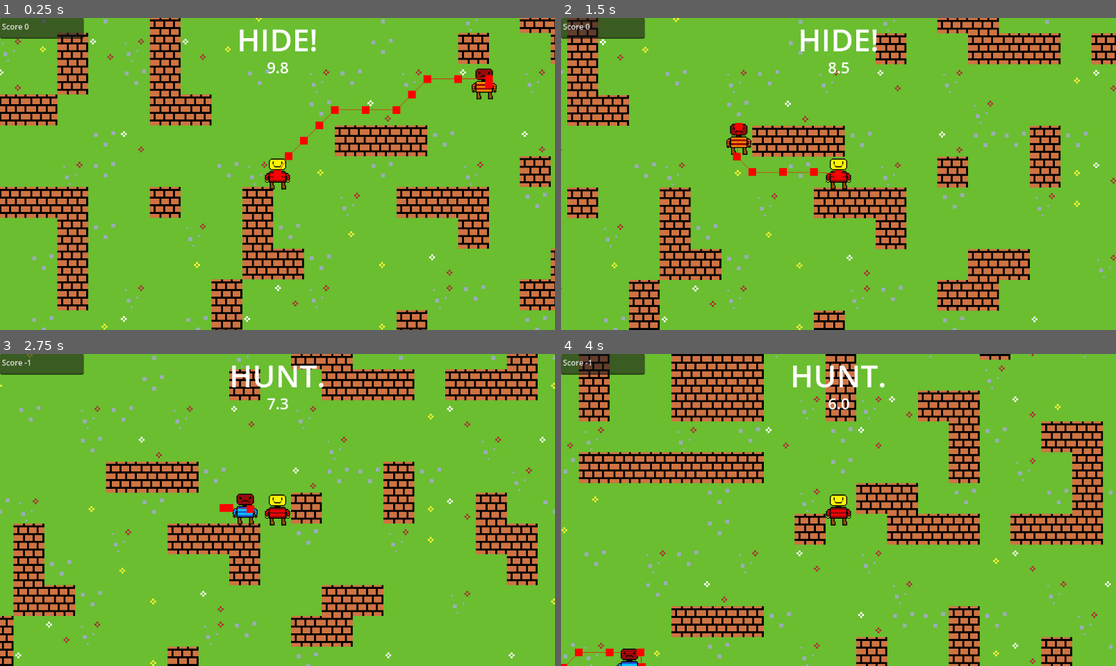
Above: before the commit, frames 1-4 (two rows, left to right).
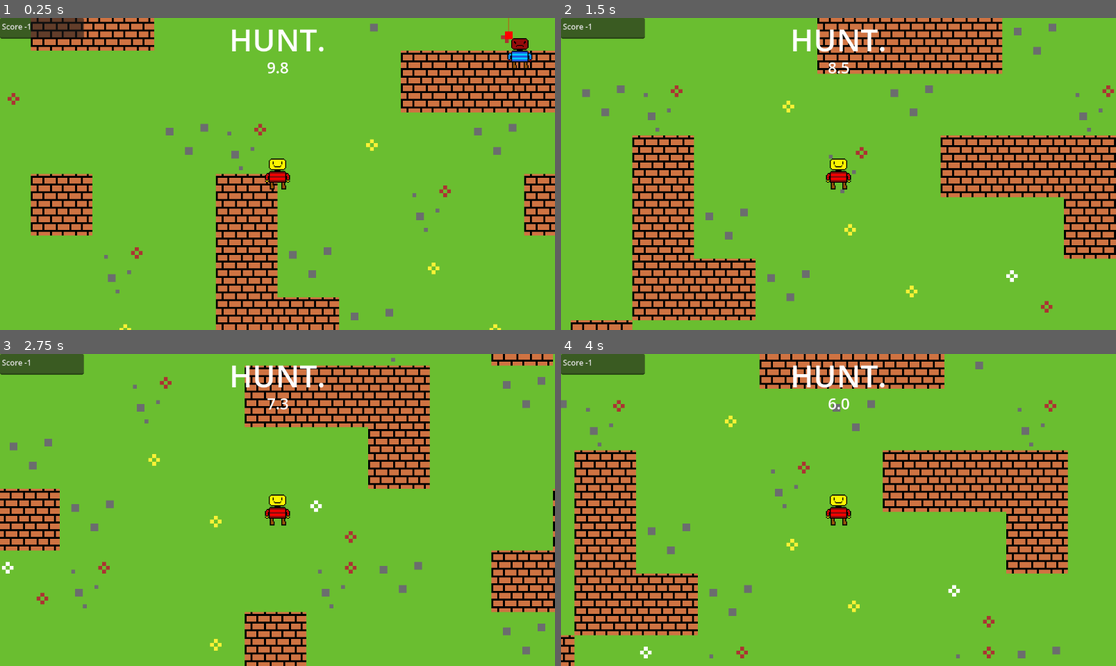
Above: after the commit, the same moments.

Repository: LegoMaster7001/fargo-game-jam-2025
Game: Godot game, scene res://Scenes/Game.tscn
Same seed, same stepped clock (60 frames per second), same inputs: the game is played once before the commit and once after it.
Inputs:
- Up to frame 1 (0.25 s): no input
- Up to frame 2 (1.5 s): hold Right (ui_right) 0.53-1.28 s; hold Space (call_groundies) 0.53-1.28 s; hold Down (ui_down) from 1.28 s (still down); tap E at 1.35 s
- Up to frame 3 (2.75 s): release Down (ui_down) at 2.03 s; hold Right (ui_right) from 2.03 s (still down); hold Space (call_groundies) from 2.03 s (still down)
- Up to frame 4 (4 s): release Right (ui_right) at 2.78 s; release Space (call_groundies) at 2.78 s; hold Up (ui_up) 2.78-3.53 s; tap E at 2.85 s; hold Left (ui_left) from 3.53 s (still down); hold Space (call_groundies) from 3.53 s (still down)

The runs differ from the first frame. In frame 1, 32% of the frame differs, in the area x 0-100%, y 0-100%; in frame 2, 35%; in frame 3, 30%; in frame 4, 40%.

Commit message:
increased tile size to 32x32

Diff:
--- a/Scenes/Game.tscn
+++ b/Scenes/Game.tscn
@@ -20,6 +20,7 @@
 
 [sub_resource type="TileSetAtlasSource" id="TileSetAtlasSource_x3xnh"]
 texture = ExtResource("2_3so38")
+texture_region_size = Vector2i(32, 32)
 0:0/0 = 0
 0:0/0/physics_layer_0/polygon_0/points = PackedVector2Array(-8, -8, 8, -8, 8, 8, -8, 8)
 0:0/0/navigation_layer_1/polygon = SubResource("NavigationPolygon_4q8tf")
@@ -45,6 +46,7 @@
 
 [sub_resource type="TileSetAtlasSource" id="TileSetAtlasSource_8r6kd"]
 texture = ExtResource("4_3cx6b")
+texture_region_size = Vector2i(32, 32)
 0:0/0 = 0
 0:0/0/navigation_layer_0/polygon = SubResource("NavigationPolygon_3so38")
 
@@ -56,6 +58,7 @@
 
 [sub_resource type="TileSetAtlasSource" id="TileSetAtlasSource_tfod6"]
 texture = ExtResource("5_wxwew")
+texture_region_size = Vector2i(32, 32)
 0:0/0 = 0
 0:0/0/navigation_layer_0/polygon = SubResource("NavigationPolygon_3cx6b")
 
@@ -67,6 +70,7 @@
 
 [sub_resource type="TileSetAtlasSource" id="TileSetAtlasSource_rajel"]
 texture = ExtResource("6_acvyw")
+texture_region_size = Vector2i(32, 32)
 0:0/0 = 0
 0:0/0/navigation_layer_0/polygon = SubResource("NavigationPolygon_wxwew")
 
@@ -78,6 +82,7 @@
 
 [sub_resource type="TileSetAtlasSource" id="TileSetAtlasSource_vvhu1"]
 texture = ExtResource("7_alh3a")
+texture_region_size = Vector2i(32, 32)
 0:0/0 = 0
 0:0/0/navigation_layer_0/polygon = SubResource("NavigationPolygon_acvyw")
 
@@ -89,10 +94,12 @@
 
 [sub_resource type="TileSetAtlasSource" id="TileSetAtlasSource_lbihj"]
 texture = ExtResource("8_4q8tf")
+texture_region_size = Vector2i(32, 32)
 0:0/0 = 0
 0:0/0/navigation_layer_0/polygon = SubResource("NavigationPolygon_alh3a")
 
 [sub_resource type="TileSet" id="TileSet_kldst"]
+tile_size = Vector2i(32, 32)
 physics_layer_0/collision_layer = 1
 navigation_layer_0/layers = 1
 navigation_layer_1/layers = 0
Binary file changed: Images/GameJam Wall Tile.png
Binary file changed: Images/floor 1.png
Binary file changed: Images/floor 2.png
Binary file changed: Images/floor 3.png
Binary file changed: Images/floor 4.png
Binary file changed: Images/floor 5.png
